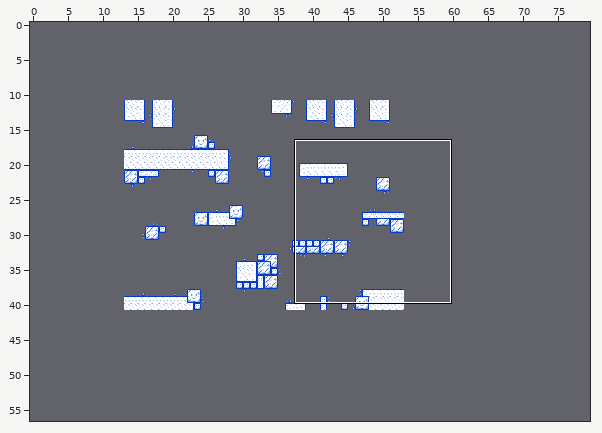
Tiled map: assets/maps/ice_clone.tmx. Above, an overview of the earlier version with the close-up marked.
Close-up. Earlier state:
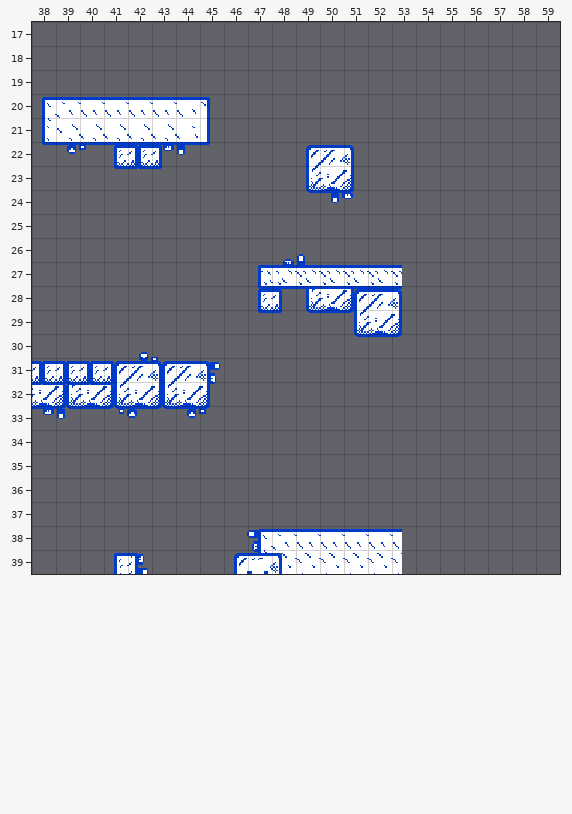
Cells are 16x16 px. Shown: x 38..59, y 17..39. The commit also changed other parts of the map, which this record leaves out. The old version is drawn lined up with the new one.
After the commit:
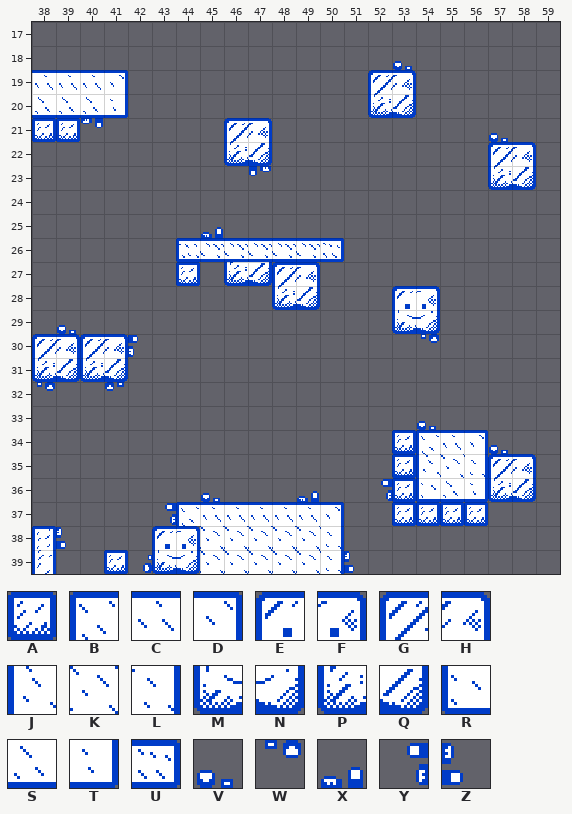
Key: from "tilemap_ice": A 0, B 4, C 5, D 6, E 8, F 9, G 10, H 11, J 12, K 13, L 14, M 16, N 17, P 18, Q 19, R 20, S 21, T 22, U 23 turned 270, V 24, W 24 turned 180, X 25, Y 25 turned 270, Z 25 turned 90.
_ is an empty cell, . an unchanged one.
Changes in this commit:
map size 40x30 -> 80x60 cells (old content now starts at 10,10; both pictures use the new coordinates)
layer "Tile Layer 1" offset 54,18 -> 0,0 px
--- layer "Tile Layer 1"
@@ x 52..58 @@
-18 ._.....
-19 __.....
-20 __.....
-21 ....._.
-22 .....__
-23 .....__
+18 .V.....
+19 GH.....
+20 PQ.....
+21 .....V.
+22 .....GH
+23 .....PQ
@@ x 50..50 @@
-26 _
+26 U
@@ x 53..54 @@
-28 __
-29 __
-30 ._
+28 EF
+29 MN
+30 .W
@@ x 45..58 @@
-33 ........._....
-34 ........_____.
-35 ........______
-36 _..._.._______
-37 ....._..____..
-38 ....._........
-39 .....__.......
+33 .........V....
+34 ........ABCDV.
+35 ........AJKLGH
+36 V...X..YARSTPQ
+37 .....D..AAAA..
+38 .....L........
+39 .....LZ.......
